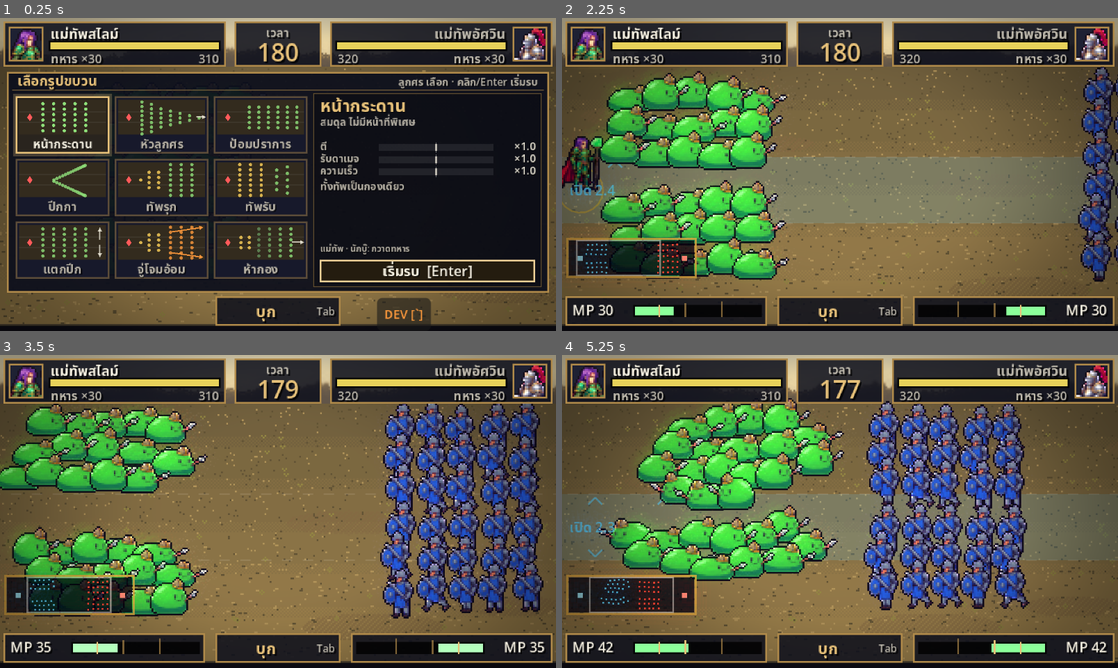
Above: before the commit, frames 1-4 (two rows, left to right).
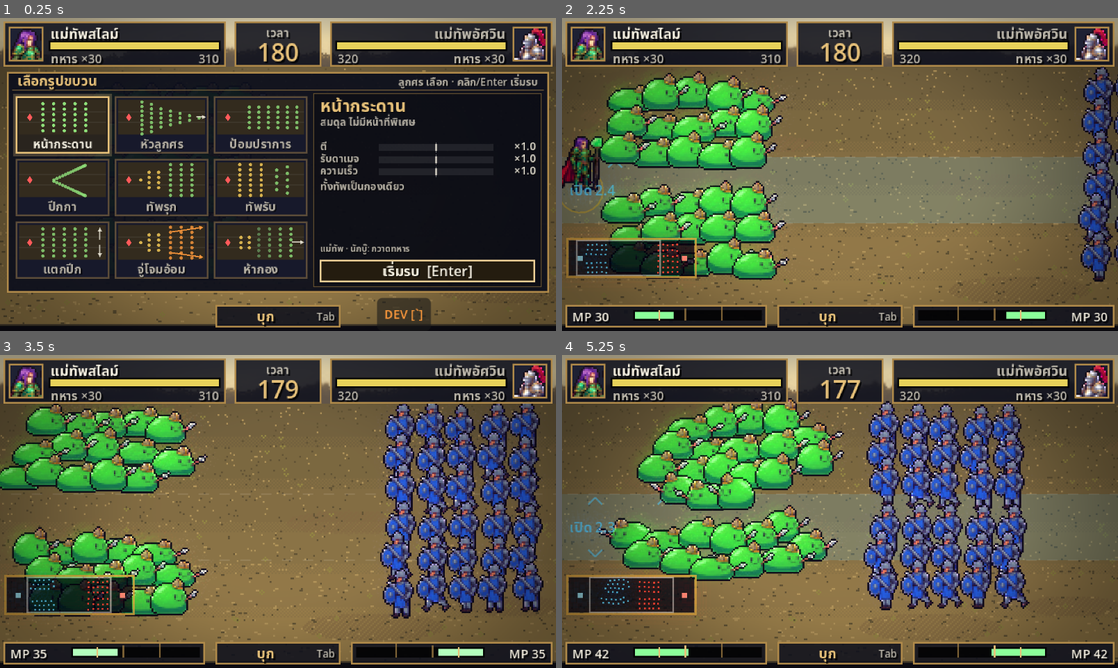
Above: after the commit, the same moments.

Repository: tomorrow-writer/GateFall
Game: Godot game, scene res://scenes/Battle.tscn
The game is run twice, just before and just after one commit, with the same random seed, the same clock (stepped at 60 frames per second) and the same inputs.
Inputs (mouse positions are in pixels of both pictures, inside the frame that each line leads up to):
- Up to frame 1 (0.25 s): no input
- Up to frame 2 (2.25 s): click "DEV [`]" at 0.5 s; click "DEV [`]" at 1.25 s; tap Enter at 2 s; drag from (840, 174) to (895, 105) at 2.02 s
- Up to frame 3 (3.5 s): drag from (166, 527) to (250, 574) at 2.77 s
- Up to frame 4 (5.25 s): move the mouse to (895, 442) at 3.52 s; hold Right 3.53-4.25 s; tap Keypad Enter at 3.6 s; tap R at 3.8 s; drag from (812, 574) to (673, 464) at 4.27 s; move the mouse to (1006, 558) at 5.02 s; hold Left from 5.03 s (still down); tap 7 at 5.1 s

The runs differ from the first frame. In frame 1, 1.1% of the frame differs, in the area x 7-62%, y 19-99%; in frame 2, 5.6%; in frame 3, 5.6%; in frame 4, 5.7%, in the area x 0-100%, y 54-99%.

Commit message:
Raid: pull out of the fight, then flank on both tracks
- No more passing through enemies. A raider caught in a fight (enemy within
  22 px) backs off toward its own side first, then heads out to its track,
  then runs along it. Until it is on the track it can be hit and chased as
  usual; on the track enemies neither chase nor block it.
- Both tracks: the upper half of the raid group takes the top track, the
  lower half the bottom track (like the setup-screen diagram)
- Bottom HUD bars slimmed 17 -> 13 px so the bottom track shows; camera no
  longer tilts for a two-track raid, still follows the player's raiders
- raid_spd 1.38 (slime holding 51% at 150 runs; 1.35 39%, 1.4 70%)

Co-Authored-By: Claude Opus 5.5 <noreply@anthropic.com>
Claude-Session: https://claude.ai/code/session_01XNNexumtqRE1R6fgu83FML

Diff:
--- a/gate-fall-game/data/battle_config.json
+++ b/gate-fall-game/data/battle_config.json
@@ -179,7 +179,7 @@
     "raid": {
       "label": "จู่โจมอ้อม",
       "role": "กองจู่โจม 70% เดินตามคำสั่ง · คุ้มกัน 30% · [E] แยกอ้อมขอบสนามไปตีแม่ทัพศัตรู",
-      "atk": 1.08, "take": 1, "spd": 1, "command": "raid", "raid_spd": 1.35, "raid_atk": 1.5,
+      "atk": 1.08, "take": 1, "spd": 1, "command": "raid", "raid_spd": 1.38, "raid_atk": 1.5,
       "guard_radius": 90, "guard_atk": 1.15, "guard_take": 0.75,
       "layout": { "type": "spots", "groups": [
         { "role": "raid", "share": 0.7, "spots": [[146,122],[146,140],[146,158],[146,176],[146,194],[146,212],[146,230],[128,122],[128,140],[128,158],[128,176],[128,194],[128,212],[128,230],[110,122],[110,140],[110,158],[110,176],[110,194],[110,212],[110,230]] },
--- a/gate-fall-game/scripts/battle/BattleHud.gd
+++ b/gate-fall-game/scripts/battle/BattleHud.gd
@@ -16,7 +16,8 @@
 const HP_LOW := Color("e05a4a")
 const MP_COL := Color("5fd0ff")
 const MP_READY := Color("8cff9a")
-const ORDER_BOX := Rect2(124, 160, 72, 17)
+## Bottom bars are slim (13 px) so the bottom flank track shows above them.
+const ORDER_BOX := Rect2(124, 165, 72, 13)
 
 var sim = null
 var view = null  # BattleView: sprite strips for the portraits
@@ -135,14 +136,14 @@
 		return
 	var left := i == 0
 	var w := 116.0
-	var r := Rect2(2 if left else SCREEN.x - 2 - w, 160, w, 17)
+	var r := Rect2(2 if left else SCREEN.x - 2 - w, 165, w, 13)
 	_frame(r)
 	var k := clampf(s.mp / maxf(1.0, s.mp_max), 0.0, 1.0)
 	var ready: bool = sim.special_ready(s.id)
 	var label := "MP %d" % int(s.mp)
-	_text(font, label, Vector2(r.position.x + 4, r.position.y + 11), 8, TEXT, left, r.size.x - 8)
+	_text(font, label, Vector2(r.position.x + 4, r.position.y + 9.5), 7, TEXT, left, r.size.x - 8)
 	var bx := r.position.x + 40 if left else r.position.x + 4
-	var bar := Rect2(bx, r.position.y + 6, w - 44, 5)
+	var bar := Rect2(bx, r.position.y + 4, w - 44, 4)
 	draw_rect(bar.grow(1), Color(0, 0, 0, 0.8))
 	var col := MP_READY if ready else MP_COL
 	if ready and fmod(_clock, 0.8) < 0.4:
@@ -162,7 +163,7 @@
 		var gcol := Color(str(s.guard.special.get("color", "8cc8ff")))
 		var gw := bar.size.x * gk
 		var gx := bar.position.x if left else bar.end.x - gw
-		draw_rect(Rect2(gx, bar.end.y + 2, gw, 2), gcol)
+		draw_rect(Rect2(gx, bar.end.y + 1.5, gw, 1.5), gcol)
 
 
 ## Middle of the bottom: the player's current order; click (or Tab) for the menu.
@@ -181,9 +182,9 @@
 		label += " · จู่โจมอ้อม"
 	if s.form_command == "divrush":
 		label += " · กอง %d/%d" % [s.divs_sent, s.divs]
-	_text(font, label, Vector2(ORDER_BOX.position.x, ORDER_BOX.position.y + 12), 9, TRIM_HI, true, ORDER_BOX.size.x - 14, true)
+	_text(font, label, Vector2(ORDER_BOX.position.x, ORDER_BOX.position.y + 9.5), 8, TRIM_HI, true, ORDER_BOX.size.x - 14, true)
 	# key hint tucked in the right edge of the box
-	_text(font, "Tab", Vector2(ORDER_BOX.position.x, ORDER_BOX.position.y + 11), 6, DIM, false, ORDER_BOX.size.x - 3)
+	_text(font, "Tab", Vector2(ORDER_BOX.position.x, ORDER_BOX.position.y + 9), 6, DIM, false, ORDER_BOX.size.x - 3)
 
 
 ## Text helper: left- or right-aligned (or centred) inside a width, 1 px shadow.
--- a/gate-fall-game/scripts/battle/BattleSim.gd
+++ b/gate-fall-game/scripts/battle/BattleSim.gd
@@ -40,11 +40,12 @@
 ##               not move: it stands at its post (DF style), so a special aimed
 ##               at its lane still hits it.
 ##   formation_command  the formation's own command (key E): disperse,
-##               raid (the raid group runs along a flank track, field.flank_track
-##               px beyond the top or bottom lane, whichever side has fewer
-##               enemies; only running raiders may use the tracks, enemies
-##               don't chase them there, and a special aimed at the outer lane
-##               covers its track too) or divrush.
+##               raid (the raid group pulls out of any fight, then runs along
+##               the flank tracks, field.flank_track px beyond the top and
+##               bottom lanes: upper half top, lower half bottom; only raiders
+##               may use the tracks, enemies neither chase nor block them
+##               there, and a special aimed at an outer lane covers its track
+##               too) or divrush.
 ##   set_guard_out  squad formations (guard_share > 0) split the troops into a
 ##               main group and a guard group. Guards keep their spot round
 ##               the general (and follow it when it goes in), fight only
@@ -115,7 +116,7 @@
 	var raiding: bool = false  # raid: the raid group runs round the edge to the enemy general
 	var raid_spd: float = 1.0
 	var raid_atk: float = 1.0  # raiders' atk x against the enemy general
-	var raid_edge: int = -1  # flank track the raid runs along: -1 top, +1 bottom
+	var raid_edge: int = 0  # flank tracks the raid uses: -1 top, +1 bottom, 0 both
 	var disperse_atk: float = 1.0  # atk x while dispersed (thin lines)
 	var divs: int = 0  # divrush: divisions in the formation
 	var divs_sent: int = 0  # divisions sent in so far (front one first)
@@ -178,7 +179,8 @@
 	var anim: float = 0.0  # animation clock (view only)
 	var alive: bool = true
 	var walking: bool = false
-	var running: bool = false  # raider on its run round the edge: enemies don't chase it
+	var flanking: bool = false  # raider on its raid run (any stage): may leave the lanes
+	var running: bool = false  # ...and out on the flank track: enemies neither chase nor block it
 	var swing: float = 0.0  # attack swing timer (view only)
 	var born: float = 0.0  # spawn-in timer for split pieces (view only)
 	var bx: float = 0.0  # where a split piece came from (view only)
@@ -453,13 +455,14 @@
 		if u.is_general and not us.pending.is_empty():
 			u.walking = false
 			continue
-		if us.split_lane >= 0 and not u.is_general and not u.running and _in_lane(us.split_lane, u.y):
+		if us.split_lane >= 0 and not u.is_general and not u.flanking and _in_lane(us.split_lane, u.y):
 			_step_out_of_lane(u, dt)
 			continue
 		var gmode := _guarding(u)
 		var rmode := _raiding(u)
 		if not rmode:
 			u.running = false
+			u.flanking = false
 		var dmode := us.dispersed and not u.is_general and not gmode and not rmode and _lanes >= 3 \
 				and us.split_lane < 0
 		# Disperse: troops keep out of the middle lane, each to its own side.
@@ -475,7 +478,7 @@
 		if rmode:
 			var eg := _enemy_general(us)
 			u.tg = eg
-			if _raid_run(u, eg, dt, move_y):
+			if _raid_run(u, eg, dt, move_y, live):
 				continue
 		# A general fights whoever is within its reach, one at a time, before
 		# anything else (never stepping out to answer longer reaches).
@@ -704,7 +707,7 @@
 		"raid":
 			s.raiding = not s.raiding
 			if s.raiding:
-				s.raid_edge = _quiet_edge(s)
+				s.raid_edge = 0  # both tracks: upper half top, lower half bottom
 			if record_events:
 				_events.append({"type": "raid", "side": s.id, "on": s.raiding, "edge": s.raid_edge})
 			return true
@@ -716,23 +719,6 @@
 				_events.append({"type": "divrush", "side": s.id, "sent": s.divs_sent})
 			return true
 	return false
-
-
-## The flank (-1 top, +1 bottom) with fewer enemy troops in its outer lane:
-## the raid goes round that way. Ties: top.
-func _quiet_edge(s: Army) -> int:
-	if _lanes <= 0:
-		return -1
-	var top := 0
-	var bottom := 0
-	for u in units:
-		if u.alive and not u.is_general and u.side != s:
-			var ln := lane_of(u.y)
-			if ln == 0:
-				top += 1
-			elif ln == _lanes - 1:
-				bottom += 1
-	return 1 if bottom < top else -1
 
 
 ## Alive troops of a side in group gid.
@@ -1259,35 +1245,60 @@
 	return absf(raider.x - u.x) < RAID_CATCH and absf(raider.y - u.y) < RAID_CATCH
 
 
-## Raider: run toward a point on the field edge (its own side of the field:
-## top or bottom) level with the enemy general, then turn in. Returns true
-## while still running (false = close enough: fight the general as usual).
-func _raid_run(u: Unit, eg: Unit, dt: float, move_y: float) -> bool:
+## Raider on the raid: three stages, each upper-half raider to the top track
+## and lower-half one to the bottom track (flank_sign):
+##   1. caught in a fight (an enemy within RAID_CLEAR px): back off toward
+##      its own side first; it can still be hit and blocks / is blocked as usual
+##   2. clear: head out to its track (mostly sideways, a little forward)
+##   3. on the track (running): run along it; enemies don't chase it there and
+##      don't block it (they stand in the lanes), a special down that outer
+##      lane still hits it
+## then turn in at RAID_TURN px from the enemy general and fight as usual.
+## Returns true while still on the way (false = fight the general).
+func _raid_run(u: Unit, eg: Unit, dt: float, move_y: float, live: Array[Unit]) -> bool:
 	var f := float(u.side.facing)
 	var ahead := (eg.x - u.x) * f
-	u.running = ahead > RAID_TURN
-	if not u.running:
+	if ahead <= RAID_TURN:
+		u.flanking = false
+		u.running = false
 		return false
-	# the middle of the flank track on the raid's side (inside the field
-	# edge when the config has no track)
-	var edge := float(_field.y_min) - _track * 0.5 if u.side.raid_edge < 0 else float(_field.y_max) + _track * 0.5
+	u.flanking = true
+	var top := u.flank_sign < 0
+	var edge := float(_field.y_min) - _track * 0.5 if top else float(_field.y_max) + _track * 0.5
 	if _track <= 0.0:
-		edge = float(_field.y_min) + 4.0 if u.side.raid_edge < 0 else float(_field.y_max) - 4.0
-	var tx := eg.x - f * RAID_TURN * 0.5
-	var dx := tx - u.x
-	var dy := edge - u.y
-	# out to the track first (mostly sideways, a little forward), then along it
-	if absf(dy) > 3.0:
-		dx = signf(dx) * absf(dy) * 0.35
+		edge = float(_field.y_min) + 4.0 if top else float(_field.y_max) - 4.0
+	var on_track := absf(edge - u.y) <= maxf(3.0, _track * 0.5)
+	u.running = on_track
 	var sp := u.spd * u.side.form_spd * u.side.raid_spd
+	var dx := 0.0
+	var dy := 0.0
+	if on_track:
+		dx = (eg.x - f * RAID_TURN * 0.5) - u.x
+		dy = edge - u.y
+	elif _enemy_near(u, live, RAID_CLEAR):
+		dx = -f * 10.0  # pull out of the fight, edging toward the track
+		dy = signf(edge - u.y) * 3.0
+	else:
+		dy = edge - u.y
+		dx = f * absf(dy) * 0.35
 	var my := dy * move_y
 	var dm := BattleMath.hypot(dx, my)
 	if dm == 0.0:
 		dm = 1.0
-	u.x += dx / dm * sp * dt
+	u.x = clampf(u.x + dx / dm * sp * dt, float(_field.x_min), float(_field.x_max))
 	u.y = clampf(u.y + my / dm * sp * dt, float(_field.y_min) - _track, float(_field.y_max) + _track)
 	u.walking = true
 	return true
+
+
+const RAID_CLEAR := 22.0  # a raider this close to an enemy pulls out before heading round
+
+
+func _enemy_near(u: Unit, live: Array[Unit], r: float) -> bool:
+	for v in live:
+		if v.alive and v.side != u.side and absf(v.x - u.x) < r and absf(v.y - u.y) < r:
+			return true
+	return false
 
 
 ## Disperse: a soldier inside the middle lane steps out to its own side
@@ -1581,7 +1592,7 @@
 			# run there is hit by a special down that lane (nobody else uses
 			# the tracks, so nobody else is affected).
 			var uy := u.y
-			if u.running:
+			if u.flanking:
 				uy = clampf(uy, float(_field.y_min), float(_field.y_max))
 			if uy < y0 or uy > y1:
 				continue
@@ -1676,7 +1687,7 @@
 				b.x += dx / d * p * wb
 				b.y += dy / d * p * wb
 		# only raiders on their run may use the flank tracks
-		var ty := _track if a.running else 0.0
+		var ty := _track if a.flanking else 0.0
 		a.y = maxf(y_min - ty, minf(y_max + ty, a.y))
 		a.x = maxf(x_min, minf(x_max, a.x))
 
--- a/gate-fall-game/scripts/battle/BattleView.gd
+++ b/gate-fall-game/scripts/battle/BattleView.gd
@@ -208,38 +208,38 @@
 		draw_set_transform(Vector2.ZERO)
 
 
-## A raid on its run: the flank track it uses glows faintly orange from the
-## raiders' rear to the enemy general, with chevrons pointing the way.
+## A raid on its run: each flank track in use glows faintly orange from the
+## rearmost raider on it to the enemy general, with chevrons pointing the way.
 func _draw_flank_track(s) -> void:
 	var track := float(sim.cfg.field.get("flank_track", 0))
 	if track <= 0.0:
-		return
-	var x0 := INF
-	var x1 := -INF
-	for u in sim.units:
-		if u.alive and u.running and u.side == s:
-			x0 = minf(x0, u.x)
-			x1 = maxf(x1, u.x)
-	if x0 == INF:
 		return
 	var eg = null
 	for o in sim.sides:
 		if o != s:
 			eg = sim.general_of(o.id)
-	if eg != null:
-		x0 = minf(x0, eg.x)
-		x1 = maxf(x1, eg.x)
 	var f: Dictionary = sim.cfg.field
-	var y0: float = float(f.y_min) - track if s.raid_edge < 0 else float(f.y_max)
-	var col := Color(1.0, 0.6, 0.24, 0.16 + 0.06 * sin(_clock * 5.0))
-	draw_rect(Rect2(x0, y0, x1 - x0, track), col)
-	var dir := float(s.facing)
-	var cy := y0 + track * 0.5
-	var x := x0 + fmod(_clock * 30.0, 16.0) if dir > 0 else x1 - fmod(_clock * 30.0, 16.0)
-	while x > x0 and x < x1:
-		draw_polyline(PackedVector2Array([Vector2(x - 2 * dir, cy - 3), Vector2(x + 1 * dir, cy),
-				Vector2(x - 2 * dir, cy + 3)]), Color(1.0, 0.75, 0.4, 0.45), 1.0)
-		x += 16.0 * dir
+	for top in [true, false]:
+		var x0 := INF
+		var x1 := -INF
+		for u in sim.units:
+			if u.alive and u.flanking and u.side == s and (u.flank_sign < 0) == top:
+				x0 = minf(x0, u.x)
+				x1 = maxf(x1, u.x)
+		if x0 == INF:
+			continue
+		if eg != null:
+			x0 = minf(x0, eg.x)
+			x1 = maxf(x1, eg.x)
+		var y0: float = float(f.y_min) - track if top else float(f.y_max)
+		draw_rect(Rect2(x0, y0, x1 - x0, track), Color(1.0, 0.6, 0.24, 0.16 + 0.06 * sin(_clock * 5.0)))
+		var dir := float(s.facing)
+		var cy := y0 + track * 0.5
+		var x := x0 + fmod(_clock * 30.0, 16.0) if dir > 0 else x1 - fmod(_clock * 30.0, 16.0)
+		while x > x0 and x < x1:
+			draw_polyline(PackedVector2Array([Vector2(x - 2 * dir, cy - 3), Vector2(x + 1 * dir, cy),
+					Vector2(x - 2 * dir, cy + 3)]), Color(1.0, 0.75, 0.4, 0.45), 1.0)
+			x += 16.0 * dir
 
 
 ## Squad formations: a faint mark at the feet of troops at their post, so the
@@ -302,7 +302,7 @@
 	var rx := 0.0
 	var rn := 0
 	for u in sim.units:
-		if u.alive and u.running and u.side.id == player_side:
+		if u.alive and u.flanking and u.side.id == player_side:
 			rx += _pos(u).x
 			rn += 1
 	if rn > 0:
